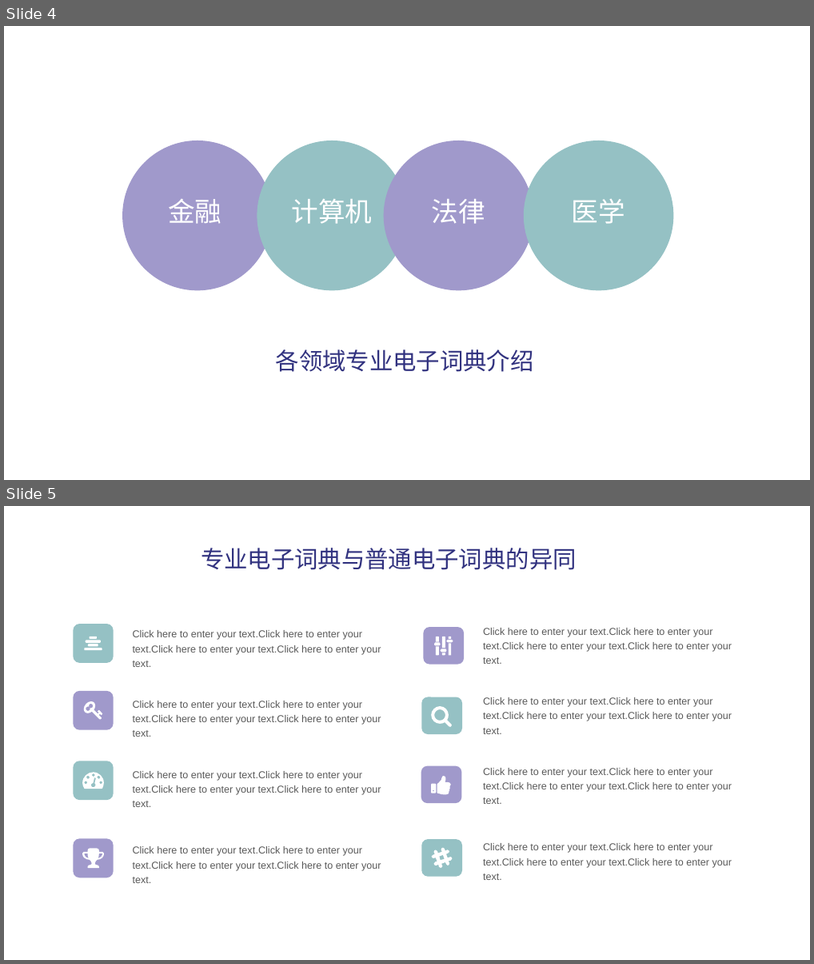
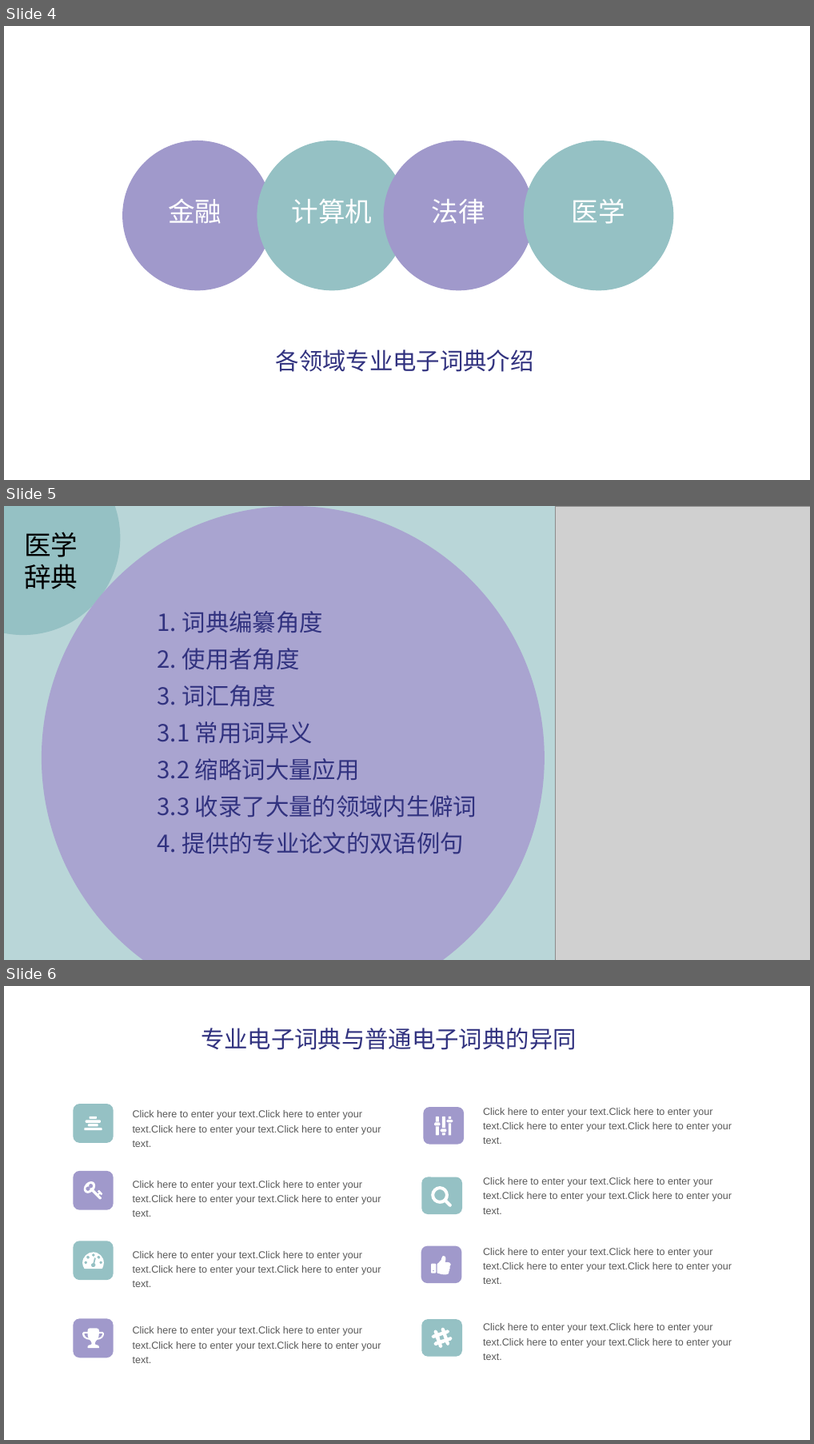
Before and after one commit to peijiawen98/TLK_1107, a slide deck: 电子词典需求分析.pptx. Shown one above the other, each under a label of ours: slides 4 and 5 before the commit, slides 4, 5 and 6 after it. The pictures are 814x964 and 814x1444 pixels, drawn with LibreOffice and Linux fonts; fonts in the diff are those of the drawing; grey boxes stand for pictures. Boxes give left, top, right and bottom in pixels: in the first picture for what was removed or moved away, otherwise in the second. Text is boxed around its words. In the diff, an @@ line names an element or a change of style, - is before the commit and + after.

```diff
--- a/电子词典需求分析.pptx
+++ b/电子词典需求分析.pptx
@@ slide 5 added at [4, 506, 810, 960], background #B9D6D8 @@
@@ ellipse added at [4, 506, 120, 635], fill #95C1C4 @@
@@ ellipse added at [42, 506, 545, 960], fill #A9A4D0 @@
@@ picture added at [556, 506, 810, 960] @@
@@ text added at [24, 532, 78, 589], 32 pt, text #000000 @@
+医学辞典
@@ text added at [158, 611, 477, 854], 28 pt, text #31327F @@
+1. 词典编纂角度
+2. 使用者角度
+3. 词汇角度
+3.1 常用词异义
+3.2 缩略词大量应用
+3.3 收录了大量的领域内生僻词
+4. 提供的专业论文的双语例句
@@ what was slide 5 is now slide 6 @@
```
Also in this commit, not shown: 1 slide changed, 4 other slides added.
